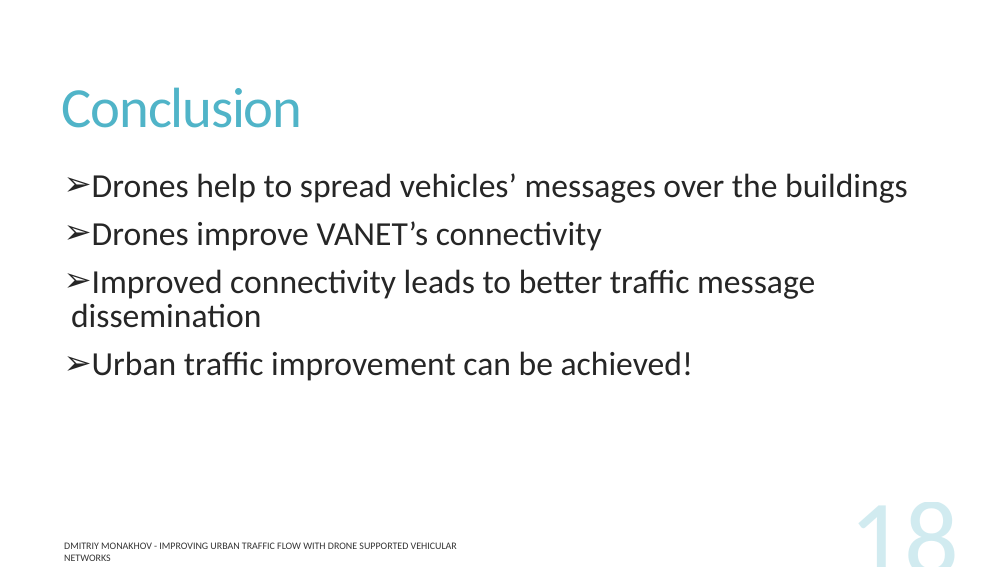
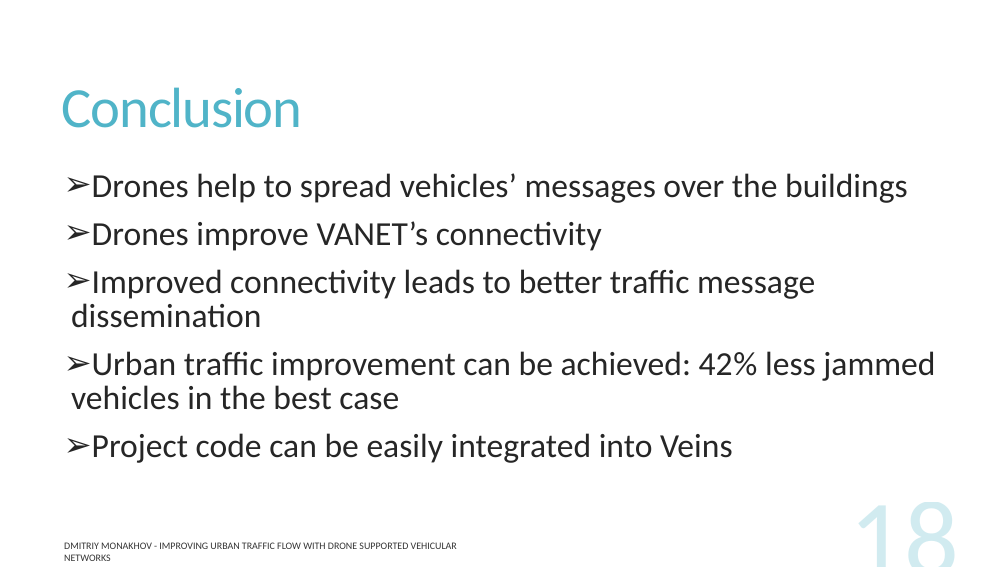
Before and after one commit to DmitryMI/MasterThesis, a slide deck: slide 18 of text/defense/Defense.pptx. Drawn at 1008x567 pixels with LibreOffice and Linux fonts; fonts in the diff are those of the drawing. Boxes give left, top, right and bottom in pixels: in the first picture for what was removed or moved away, otherwise in the second. Text is boxed around its words. In the diff, an @@ line names an element or a change of style, - is before the commit and + after.

Commit message:
Some changes

```diff
--- a/text/defense/Defense.pptx
+++ b/text/defense/Defense.pptx
@@ text at (x1=71, y1=351, x2=935, y2=463): text changed @@
-➢ Urban traffic improvement can be achieved!
+➢ Urban traffic improvement can be achieved: 42% less jammed vehicles in the best case
+➢ Project code can be easily integrated into Veins
```
Also in this commit, not shown: 1 slide removed.
